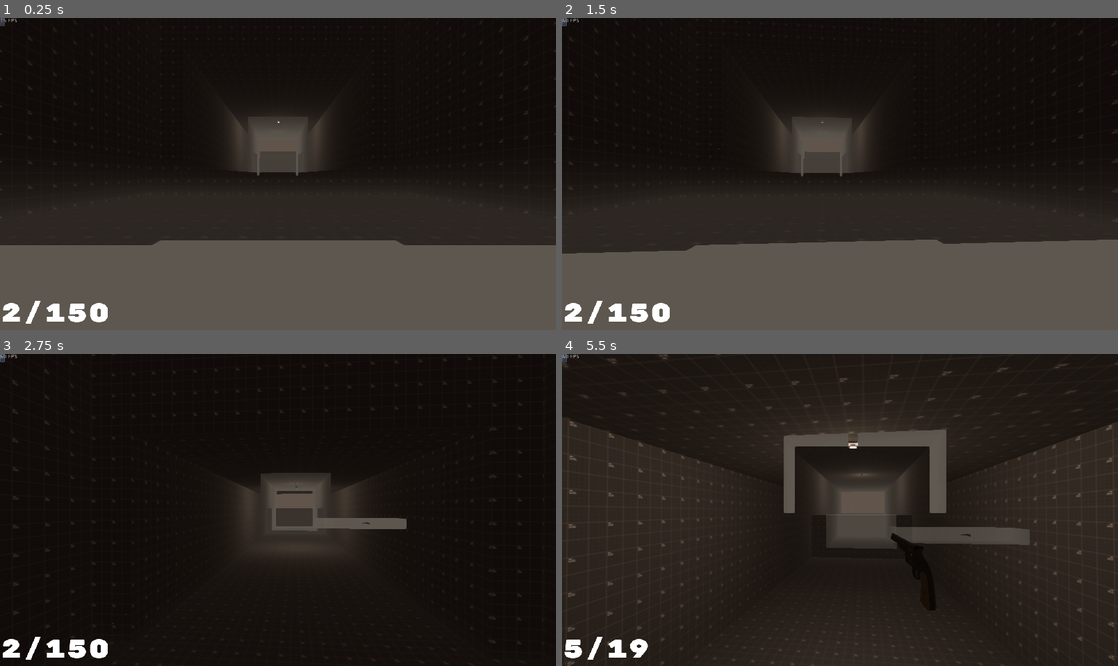
Above: before the commit, frames 1-4 (two rows, left to right).
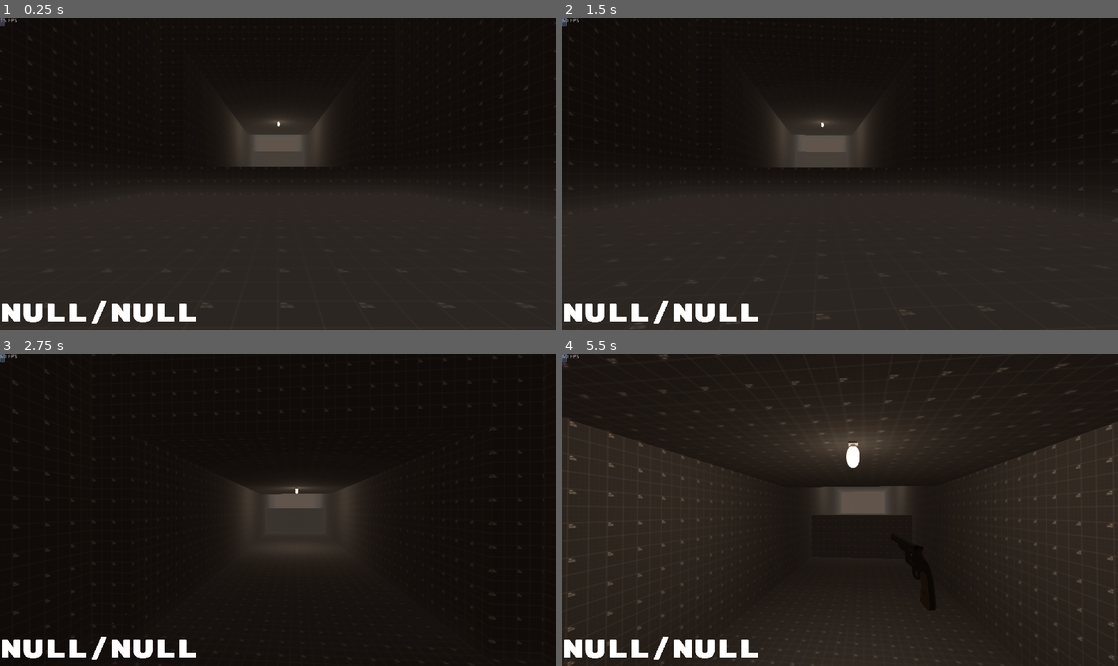
Above: after the commit, the same moments.

Repository: Loading64/Unrealimist
Game: Godot game, scene res://LVL1.tscn
Same seed, same stepped clock (60 frames per second), same inputs: the game is played once before the commit and once after it.
Inputs (mouse positions are in pixels of both pictures, inside the frame that each line leads up to):
- Up to frame 1 (0.25 s): no input
- Up to frame 2 (1.5 s): click (562, 21) at 0.5 s; tap Enter at 1.25 s; move the mouse to (867, 174) at 1.27 s; press the mouse at (867, 174) at 1.28 s; hold W (move_forward) from 1.28 s (still down)
- Up to frame 3 (2.75 s): keep holding W (move_forward); tap Space (jump) at 1.52, 2.27 s; move the mouse to (250, 510) at 2.02 s; release the mouse at (250, 510) at 2.03 s; tap Middle mouse button (Dash) at 2.1 s; click (250, 510) at 2.3 s
- Up to frame 4 (5.5 s): keep holding W (move_forward); move the mouse to (851, 503) at 2.77 s; press the mouse at (851, 503) at 2.78 s; tap 5 (Explosive_Select) at 2.85 s; move the mouse to (834, 516) at 3.52 s; release the mouse at (834, 516) at 3.53 s; tap 6 (Long_Range_Select) at 3.6 s; tap Space (jump) at 3.77, 4.52, 5.27 s; click (834, 516) at 3.8 s; move the mouse to (878, 513) at 4.27 s; press the mouse at (878, 513) at 4.28 s; tap 1 (Melee_Select) at 4.35 s; tap R (Reload) at 4.9 s; move the mouse to (795, 506) at 5.02 s; release the mouse at (795, 506) at 5.03 s; tap 2 (Pistol_Select) at 5.1 s; click (795, 506) at 5.3 s

The runs differ from the first frame. In frame 1, 28% of the frame differs, in the area x 0-100%, y 33-100%; in frame 2, 28%; in frame 3, 2.5%; in frame 4, 6.9%.
Error after the commit: Attempt to call function 'get_parent' in base 'null instance' on a null instance. (res://Ammo.gd:2)

Commit message:
lvl2 changes and hud changes

Diff:
--- a/Ammo.gd
+++ b/Ammo.gd
@@ -1,14 +1,20 @@
 extends Label
-
+var weapon = get_parent().get_parent().weapon
+enum weapon_state {MELEE,REVOLVER,SHOTGUN,RIFLE,EXPLOSIVE,LONG_RANGE}
+var magazine_ammo_display = 0
+var max_ammo_amount = 0
+var now := OS.get_ticks_msec()
 # Called when the node enters the scene tree for the first time.
 func _ready():
 	pass # Replace with function body.
 func _process(_delta: float) -> void:
-
-	var magazine_ammo_display = get_parent().get_parent().magazine_ammo
-	var max_ammo_amount = get_parent().get_parent().ammo_capacity
-	var now := OS.get_ticks_msec()
-
+	match(weapon):
+		weapon_state.REVOLVER:
+			magazine_ammo_display = get_parent().get_parent().ammo_in_weapon_revolver
+			max_ammo_amount = get_parent().get_parent().spare_ammo_revolver
+		weapon_state.SHOTGUN:
+			magazine_ammo_display = get_parent().get_parent().ammo_in_weapon_revolver
+			max_ammo_amount = get_parent().get_parent().spare_ammo_revolver
 	# Remove frames older than 1 second in the `ammo` array
 
 
--- a/DarkGreyGridTexture.tres
+++ b/DarkGreyGridTexture.tres
@@ -3,7 +3,6 @@
 [ext_resource path="res://texture/PNG/Dark/texture_13.png" type="Texture" id=1]
 
 [resource]
-flags_transparent = true
 flags_world_triplanar = true
 albedo_texture = ExtResource( 1 )
 uv1_triplanar = true
--- a/KinematicBody.gd
+++ b/KinematicBody.gd
@@ -50,6 +50,7 @@
 var spare_ammo_rifle = 150
 const AMMO_IN_MAG_rifle = 30
 
+
 onready var assualt_rifle = preload("res://Mas38.tscn")
 onready var shotgun = preload("res://stolzersondoubledeuce.tscn")
 onready var revolver = preload("res://Revolver.tscn")
@@ -122,22 +123,22 @@
 			damage = 200
 			$Head/HandLoc/Revolver.visible = true
 			spread = 20
-			magazine_ammo = ammo_in_weapon_revolver
-			ammo_capacity = spare_ammo_revolver
+			ammo_in_weapon_revolver = 6
+			spare_ammo_revolver = 12
 		weapon_state.SHOTGUN:
 			print("Shotgun equipped")
 			damage = 30
 			$"Head/HandLoc/doublebarrelshotgun".visible = true
 			spread = 3500
-			magazine_ammo = ammo_in_weapon_sg
-			ammo_capacity = spare_ammo_sg
+			ammo_in_weapon_sg = 2
+			spare_ammo_sg = 8
 		weapon_state.RIFLE:
 			print("Rifle equipped")
 			damage = 50
 			$"Head/HandLoc/Mas38".visible = true
 			spread = 40
-			magazine_ammo = ammo_in_weapon_rifle
-			ammo_capacity = spare_ammo_rifle
+			ammo_in_weapon_rifle = 20
+			spare_ammo_rifle = 40
 		weapon_state.EXPLOSIVE:
 			print("Explosive equipped")
 			damage = 70
@@ -157,8 +158,8 @@
 						r.get_collider().enemy_health -= damage
 						print("SGHIT")
 			anim_player.play("ShotgunFire")
-			magazine_ammo -= 1
-			ammo_capacity -= 1
+			ammo_in_weapon_sg -= 1
+			spare_ammo_sg -= 1
 func _fire_rifle():
 	if Input.is_action_pressed("Primary_fire") and ammo_in_weapon_rifle != 0:
 		if not anim_player.is_playing():
@@ -170,8 +171,8 @@
 						r.get_collider().enemy_health -= damage
 						print("Assualthit")
 			anim_player.play("AssualtFire")
-			magazine_ammo -= 1
-			ammo_capacity -= 1
+			ammo_in_weapon_rifle -= 1
+			spare_ammo_rifle -= 1
 func _fire_revolver():
 	if Input.is_action_pressed("Primary_fire") and ammo_in_weapon_revolver != 0:
 		if not anim_player.is_playing():
@@ -183,26 +184,26 @@
 						r.get_collider().enemy_health -= damage
 						print("RevolverHit")
 			anim_player.play("Revolver Fire")
-			magazine_ammo -= 1
-			ammo_capacity -= 1
+			ammo_in_weapon_revolver -= 1
+			spare_ammo_revolver -= 1
 
 func _reload_shotgun():
 	if Input.is_action_just_pressed("Reload") and spare_ammo_sg >= 2:
 		if not anim_player.is_playing():
 			#anim_player.play("Shotgun reload")
-			magazine_ammo = 2
+			ammo_in_weapon_sg = 2
 
 func _reload_rifle():
 	if Input.is_action_just_pressed("Reload") and spare_ammo_rifle >= 30:
 		if not anim_player.is_playing():
 			#anim_player.play("Rifle reload")
-			magazine_ammo = 30
+			ammo_in_weapon_rifle = 30
 
 func _reload_revolver():
 	if Input.is_action_just_pressed("Reload") and spare_ammo_revolver >= 6:
 		if not anim_player.is_playing():
 			#anim_player.play("Revolver reload")
-			magazine_ammo = 6
+			ammo_in_weapon_revolver = 6
 
 func _inventory():
 	var changed = false
--- a/LVL2.tscn
+++ b/LVL2.tscn
@@ -111,17 +111,49 @@
 depth = 22.0
 material = ExtResource( 2 )
 
+[node name="CSGBox9" type="CSGBox" parent="CSGCombiner"]
+transform = Transform( -0.641026, 1.11029, -8.40604e-08, 0.023805, 0.0137438, 1.04055e-09, 5.96065e-09, -3.44138e-09, -0.090909, -26.4804, -2.32545, 30.0924 )
+use_collision = true
+width = 48.0
+height = 3.28833
+depth = 0.425949
+material = ExtResource( 2 )
+
+[node name="CSGBox10" type="CSGBox" parent="CSGCombiner"]
+transform = Transform( -5.60401e-08, 0, -1.28205, 0, 0.0274876, 0, 0.0909091, 0, -3.97376e-09, 10.641, -4.13964, 50.0545 )
+use_collision = true
+width = 58.0
+height = 8.0
+depth = 42.0
+material = ExtResource( 2 )
+
+[node name="CSGBox11" type="CSGBox" parent="CSGCombiner"]
+transform = Transform( 0.641026, -1.11029, -2.80199e-08, 0.023805, 0.0137438, 1.04055e-09, -1.98689e-09, -3.44138e-09, 0.090909, 52.9487, -3.50742, 50.0545 )
+use_collision = true
+width = 48.0
+height = 3.28833
+depth = 0.425949
+material = ExtResource( 2 )
+
+[node name="CSGBox12" type="CSGBox" parent="CSGCombiner"]
+transform = Transform( -0.641026, 1.11029, -8.40604e-08, 0.023805, 0.0137438, 1.04055e-09, 5.96065e-09, -3.44138e-09, -0.090909, -26.4805, -3.50742, 51.3651 )
+use_collision = true
+width = 48.0
+height = 3.28833
+depth = 0.425949
+material = ExtResource( 2 )
+
 [node name="building" parent="." instance=ExtResource( 3 )]
-transform = Transform( 5, 0, 0, 0, 12, 0, 0, 0, 5, 72, -103, -38 )
+transform = Transform( 3.5, 0, 0, 0, 12, 0, 0, 0, 3.5, 40.65, -103, -27.1932 )
 
 [node name="building2" parent="." instance=ExtResource( 3 )]
-transform = Transform( 5, 0, 0, 0, 12, 0, 0, 0, 5, 153, -103, 20 )
+transform = Transform( 3.5, 0, 0, 0, 12, 0, 0, 0, 3.5, 97.35, -103, 13.4068 )
 
 [node name="building3" parent="." instance=ExtResource( 3 )]
-transform = Transform( 5, 0, 0, 0, 12, 0, 0, 0, 5, 225, -103, 20 )
+transform = Transform( 3.5, 0, 0, 0, 12, 0, 0, 0, 3.5, 147.75, -103, -36.2932 )
 
 [node name="building4" parent="." instance=ExtResource( 3 )]
-transform = Transform( 5, 0, 0, 0, 12, 0, 0, 0, 5, 329, -103, -59 )
+transform = Transform( 3.5, 0, 0, 0, 12, 0, 0, 0, 3.5, 220.55, -103, -41.8932 )
 
 [node name="Area" type="Area" parent="."]
 
@@ -129,4 +161,19 @@
 transform = Transform( 1, 0, 0, 0, 1, 0, 0, 0, 1, 277.216, -140.712, 0.944443 )
 shape = SubResource( 2 )
 
+[node name="building5" parent="." instance=ExtResource( 3 )]
+transform = Transform( -3.5, 0, -3.0598e-07, 0, 12, 0, 3.0598e-07, 0, -3.5, 210.459, -103, 37.9385 )
+
+[node name="building6" parent="." instance=ExtResource( 3 )]
+transform = Transform( 3.5, 0, 0, 0, 12, 0, 0, 0, 3.5, 384.35, -103, -41.8932 )
+
+[node name="building7" parent="." instance=ExtResource( 3 )]
+transform = Transform( -3.5, 0, -3.0598e-07, 0, 12, 0, 3.0598e-07, 0, -3.5, 374.259, -103, 37.9385 )
+
+[node name="building8" parent="." instance=ExtResource( 3 )]
+transform = Transform( -3.5, 0, -3.0598e-07, 0, 12, 0, 3.0598e-07, 0, -3.5, 277.659, -103, 26.0385 )
+
+[node name="building9" parent="." instance=ExtResource( 3 )]
+transform = Transform( -3.5, 0, -3.0598e-07, 0, 12, 0, 3.0598e-07, 0, -3.5, 304.959, -103, -39.7615 )
+
 [connection signal="body_entered" from="Area" to="KinematicBody" method="_on_Area_body_entered"]
--- a/UI.tscn
+++ b/UI.tscn
@@ -16,6 +16,32 @@
 }
 
 [node name="Ammo" type="Label" parent="."]
+anchor_top = 1.0
+anchor_bottom = 1.0
+margin_top = -80.0
+margin_right = 270.0
+rect_pivot_offset = Vector2( 2857.11, 1474.34 )
+custom_fonts/font = SubResource( 1 )
+text = "20/20"
+script = ExtResource( 3 )
+__meta__ = {
+"_edit_use_anchors_": false
+}
+
+[node name="Ammo2" type="Label" parent="."]
+anchor_top = 1.0
+anchor_bottom = 1.0
+margin_top = -80.0
+margin_right = 270.0
+rect_pivot_offset = Vector2( 2857.11, 1474.34 )
+custom_fonts/font = SubResource( 1 )
+text = "20/20"
+script = ExtResource( 3 )
+__meta__ = {
+"_edit_use_anchors_": false
+}
+
+[node name="Ammo3" type="Label" parent="."]
 anchor_top = 1.0
 anchor_bottom = 1.0
 margin_top = -80.0
--- a/movementcamera.tscn
+++ b/movementcamera.tscn
@@ -121,6 +121,14 @@
 [node name="RootNode (gltf orientation matrix)" parent="Head/HandLoc/Mas38" index="0"]
 visible = false
 
+[node name="RayContainerRifle" type="Spatial" parent="Head/HandLoc/Mas38"]
+transform = Transform( 0.700001, 7.10543e-15, 0, 0, -3.0598e-08, -0.7, 0, 0.7, -3.0598e-08, 3.1, 2.5, -3.65 )
+
+[node name="RayCast" type="RayCast" parent="Head/HandLoc/Mas38/RayContainerRifle"]
+transform = Transform( -4.37114e-08, -7.43094e-08, -0.7, 1.87334e-08, 1, -7.43094e-08, 1.42857, 1.87335e-08, -4.37114e-08, 1.372, 6.6, 1.6 )
+enabled = true
+cast_to = Vector3( 0, 0, -3500 )
+
 [node name="Revolver" parent="Head/HandLoc" instance=ExtResource( 4 )]
 transform = Transform( -4.37114e-09, 0, 0.1, 0, 0.1, 0, -0.1, 0, -4.37114e-09, 0.0999999, 0, -0.3 )
 visible = false
